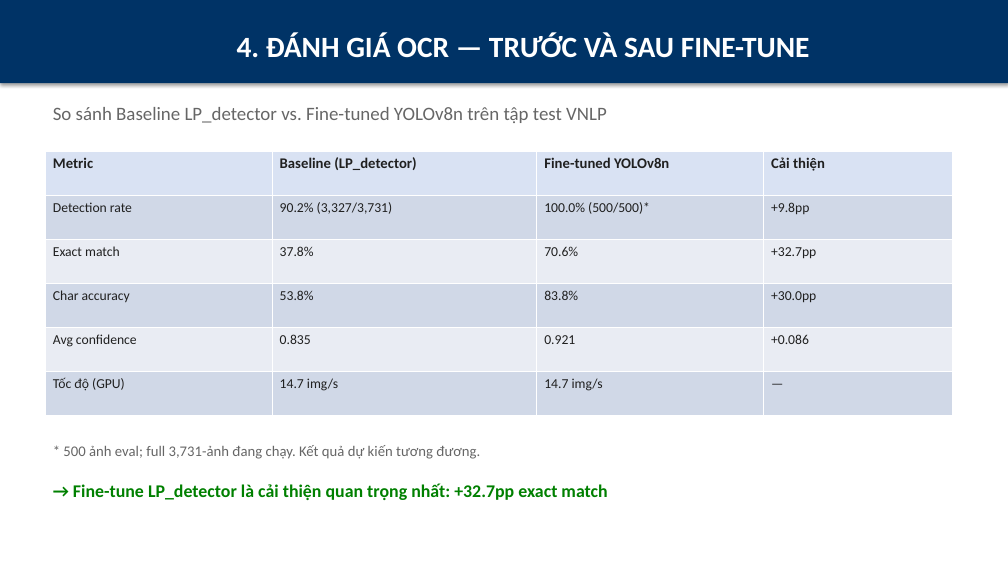
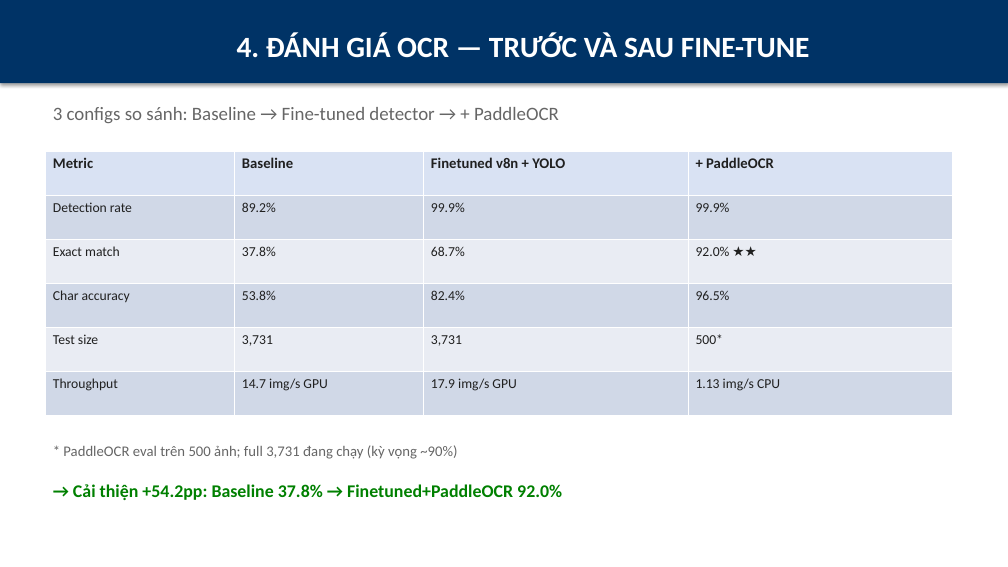
Before and after one commit to ukelele0718/bienso, a slide deck: slide 19 of slides/bao-ve-do-an.pptx. Drawn at 1008x567 pixels with LibreOffice and Linux fonts; fonts in the diff are those of the drawing. Boxes give left, top, right and bottom in pixels: in the first picture for what was removed or moved away, otherwise in the second. Text is boxed around its words. In the diff, an @@ line names an element or a change of style, - is before the commit and + after.

```diff
--- a/slides/bao-ve-do-an.pptx
+++ b/slides/bao-ve-do-an.pptx
@@ text at bbox=[53, 107, 559, 123]: text changed @@
-So sánh Baseline LP_detector vs. Fine-tuned YOLOv8n trên tập test VNLP
+3 configs so sánh: Baseline → Fine-tuned detector → + PaddleOCR
@@ table at bbox=[45, 151, 953, 416] @@
-row 1: Metric | Baseline (LP_detector) | Fine-tuned YOLOv8n | Cải thiện
+row 1: Metric | Baseline | Finetuned v8n + YOLO | + PaddleOCR
-row 2: Detection rate | 90.2% (3,327/3,731) | 100.0% (500/500)* | +9.8pp
+row 2: Detection rate | 89.2% | 99.9% | 99.9%
-row 3, column 3: 70.6%
+row 3, column 3: 68.7%
-row 3, column 4: +32.7pp
+row 3, column 4: 92.0% ★★
-row 4, column 3: 83.8%
+row 4, column 3: 82.4%
-row 4, column 4: +30.0pp
+row 4, column 4: 96.5%
-row 5: Avg confidence | 0.835 | 0.921 | +0.086
+row 5: Test size | 3,731 | 3,731 | 500*
-row 6: Tốc độ (GPU) | 14.7 img/s | 14.7 img/s | —
+row 6: Throughput | 14.7 img/s GPU | 17.9 img/s GPU | 1.13 img/s CPU
@@ text at bbox=[63, 445, 457, 459]: text changed @@
-* 500 ảnh eval; full 3,731-ảnh đang chạy. Kết quả dự kiến tương đương.
+* PaddleOCR eval trên 500 ảnh; full 3,731 đang chạy (kỳ vọng ~90%)
@@ text at bbox=[73, 484, 562, 500]: text changed @@
-→ Fine-tune LP_detector là cải thiện quan trọng nhất: +32.7pp exact match
+→ Cải thiện +54.2pp: Baseline 37.8% → Finetuned+PaddleOCR 92.0%
```
Also in this commit, not shown: 3 other slides changed, 14 other files.
